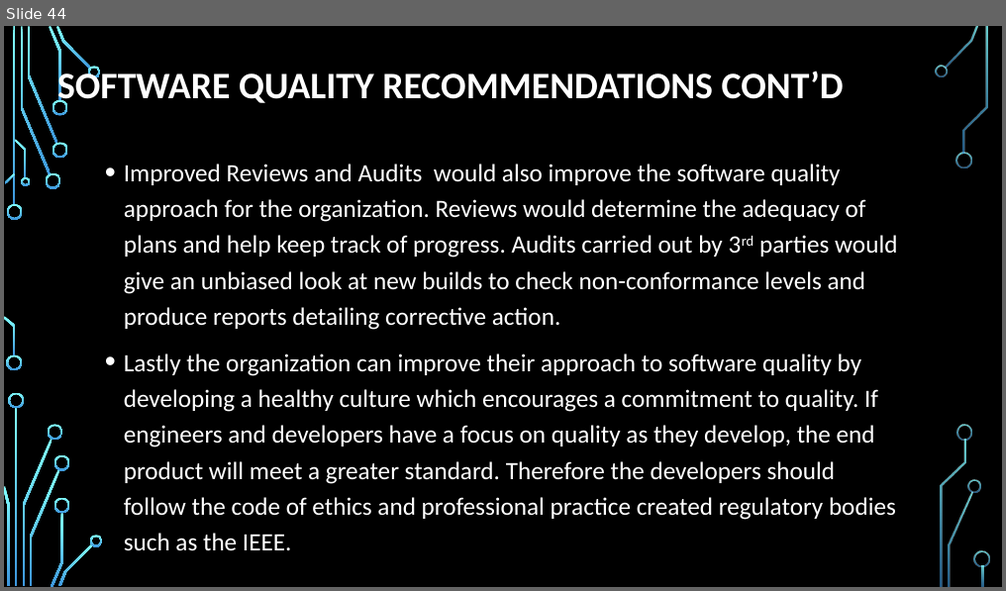
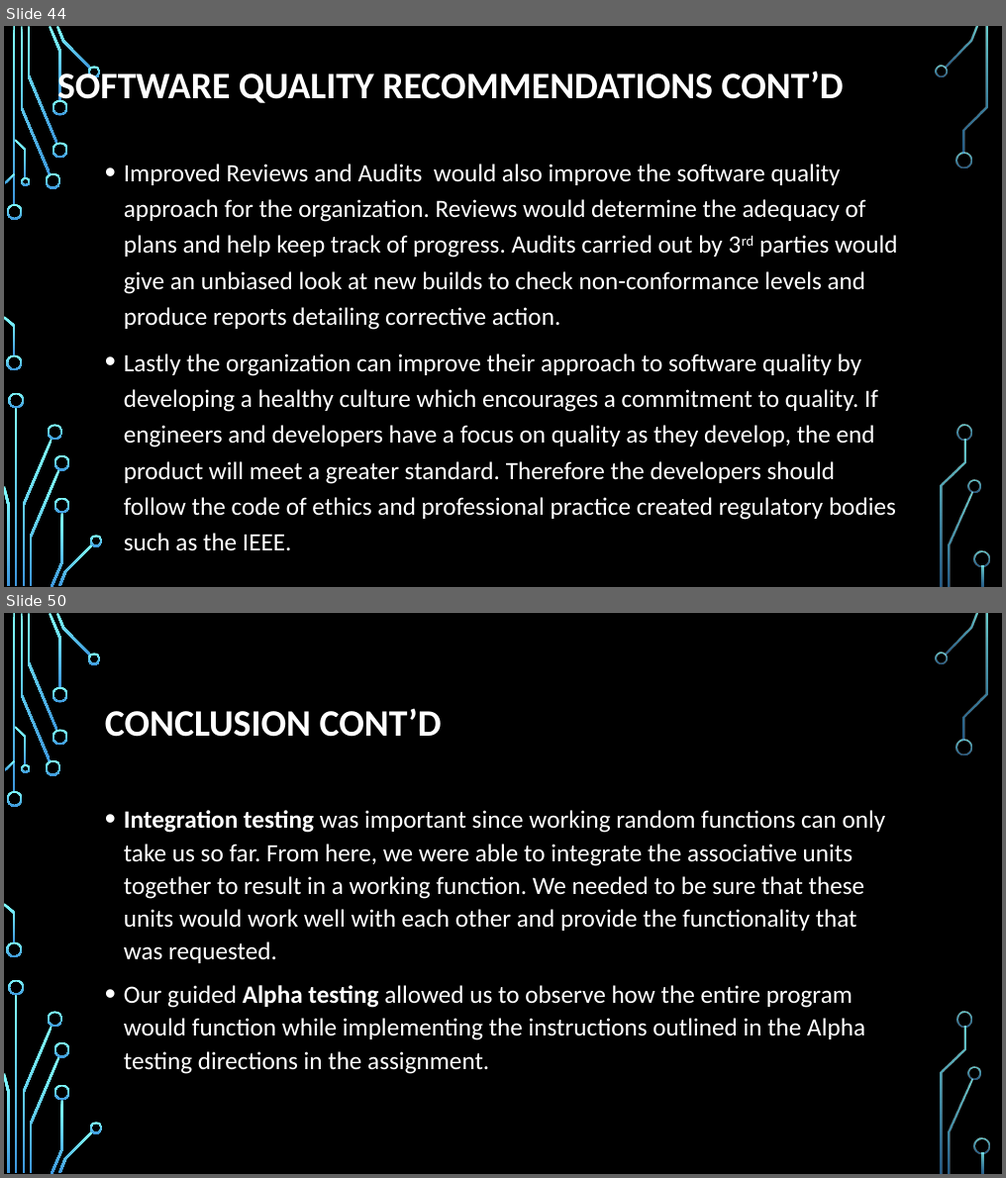
Before and after one commit to trf213/SQA, a slide deck: Documentation/Group Presentation.pptx. Shown one above the other, each under a label of ours: slide 44 before the commit, slides 44 and 50 after it; the slides between them are not shown. The pictures are 1006x591 and 1006x1178 pixels, drawn with LibreOffice and Linux fonts; fonts in the diff are those of the drawing; background and template pictures are left out. Boxes give left, top, right and bottom in pixels: in the first picture for what was removed or moved away, otherwise in the second. Text is boxed around its words. In the diff, an @@ line names an element or a change of style, - is before the commit and + after.

```diff
--- a/Documentation/Group Presentation.pptx
+++ b/Documentation/Group Presentation.pptx
@@ slide 50 added at box(4, 613, 1002, 1174), background picture (left out); not listed: 36 template elements that a slide beside it also shows @@
@@ title added at box(105, 708, 442, 737), 36 pt, text #FFFFFF, bold @@
+CONCLUSION CONT’D
@@ text added at box(124, 810, 886, 1074), 24 pt, text #FFFFFF @@
+• Integration testing was important since working random functions can only take us so far. From here, we were able to integrate the associative units together to result in a working function. We needed to be sure that these units would work well with each other and provide the functionality that was requested.
+• Our guided Alpha testing allowed us to observe how the entire program would function while implementing the instructions outlined in the Alpha testing directions in the assignment.
```
Also in this commit, not shown: 6 other slides added, 1 slide removed, 1 other file.
